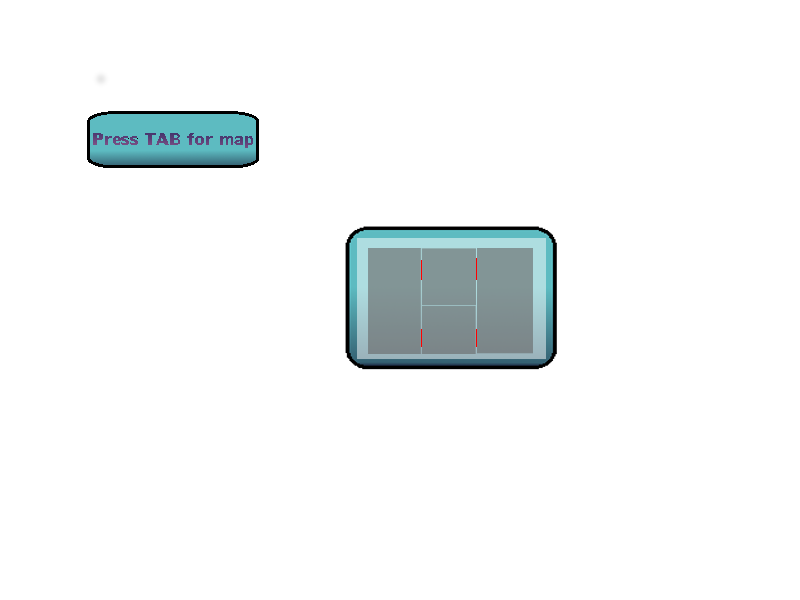
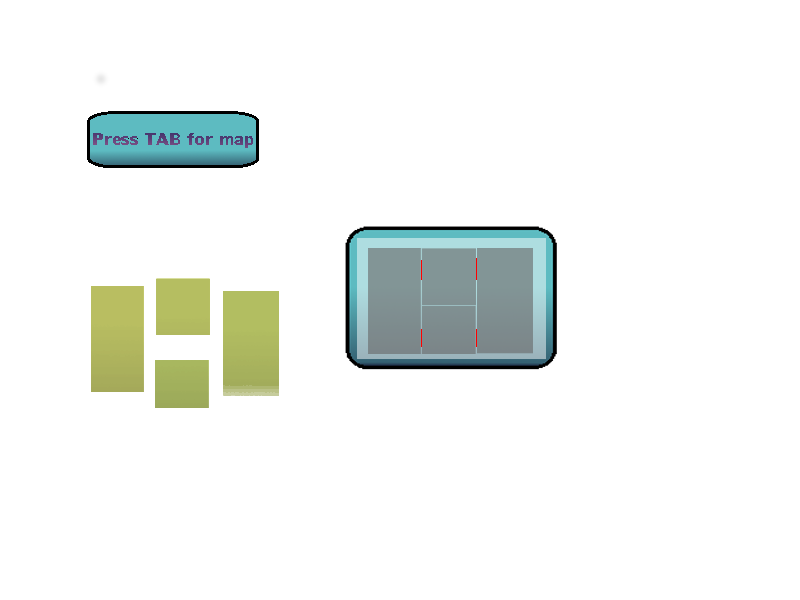
Layer changes from the first 800 × 600 image to the second:
added layer "Layer" above "miniMapBackground3.png" over box(91, 278, 279, 408)
